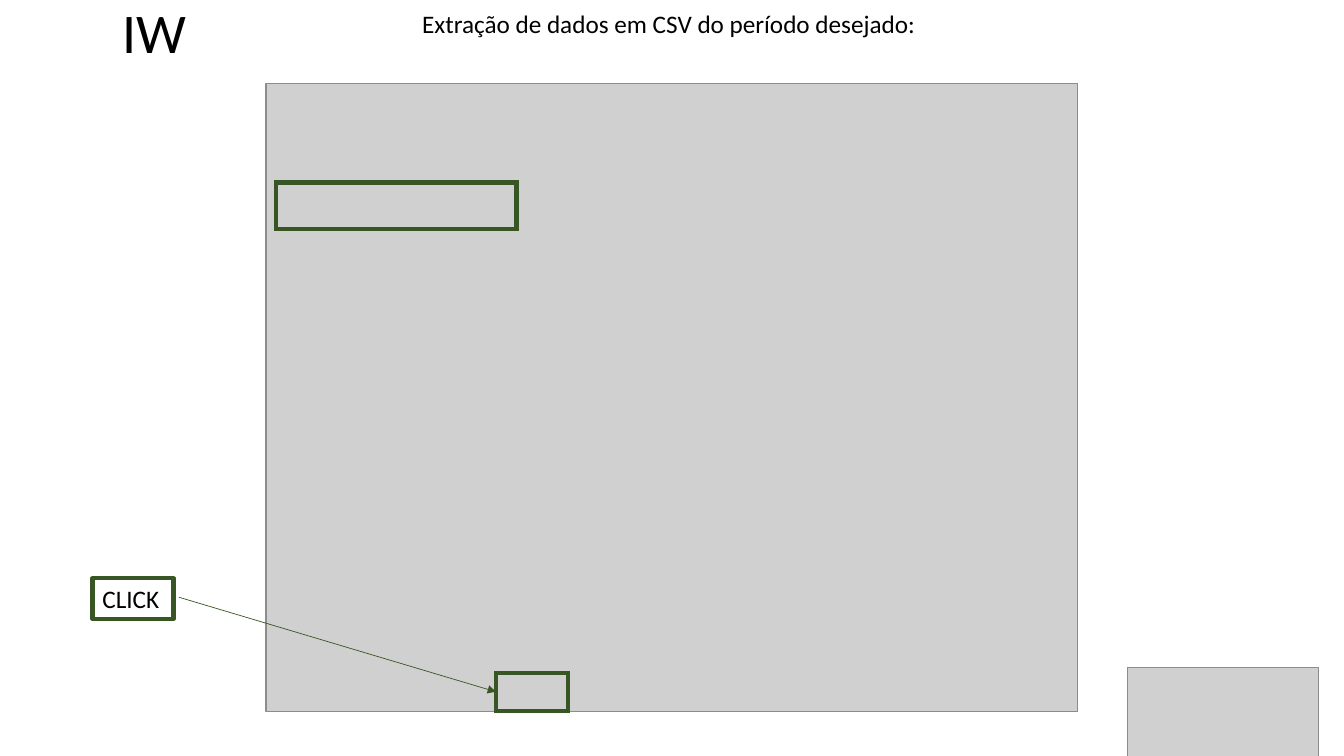
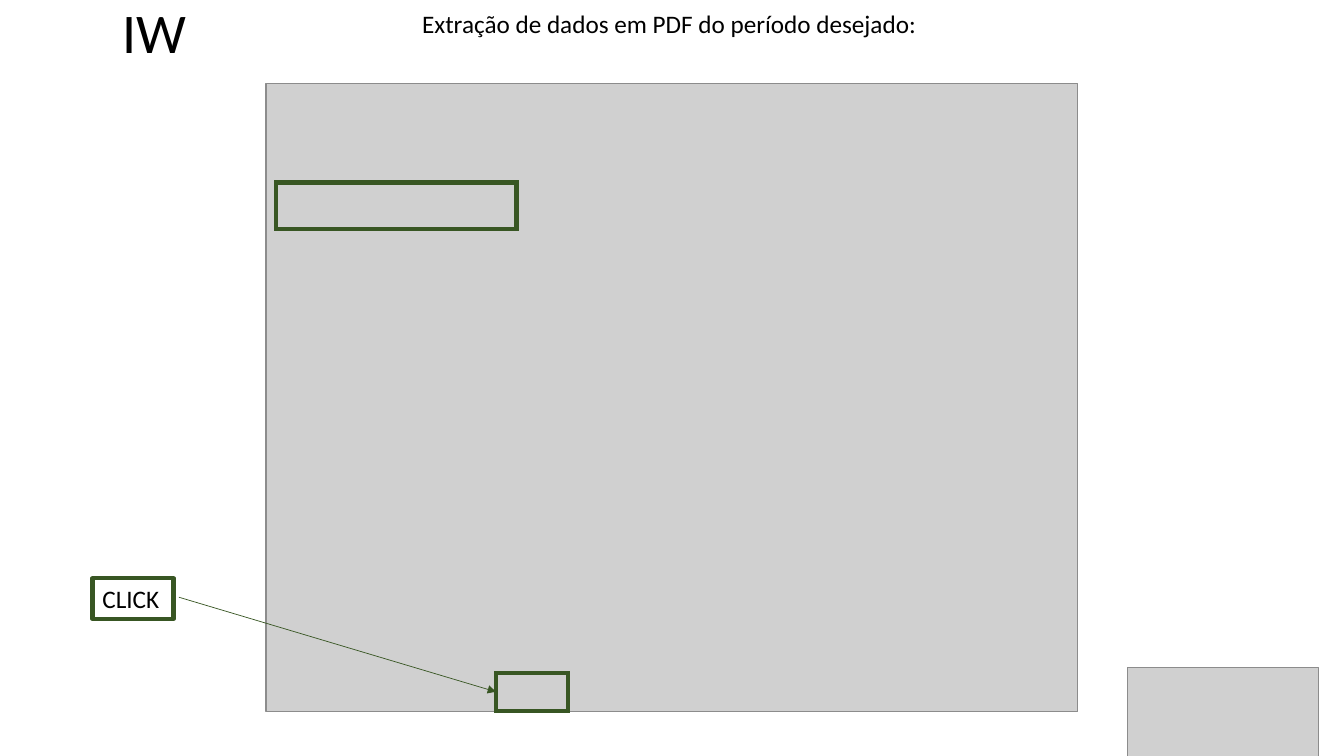
Before and after one commit to PronepPLima/ROBO-Fechamento_Suprimentos, a slide deck: slide 1 of log.pptx. Drawn at 1344x756 pixels with LibreOffice and Linux fonts; fonts in the diff are those of the drawing; grey boxes stand for pictures; background and template pictures are left out. Boxes give left, top, right and bottom in pixels: in the first picture for what was removed or moved away, otherwise in the second. Text is boxed around its words. In the diff, an @@ line names an element or a change of style, - is before the commit and + after.

```diff
--- a/log.pptx
+++ b/log.pptx
@@ text at [422, 15, 915, 38]: text changed @@
-Extração de dados em CSV do período desejado:
+Extração de dados em PDF do período desejado:
```
Also in this commit, not shown: 3 other slides changed, 2 other files.
